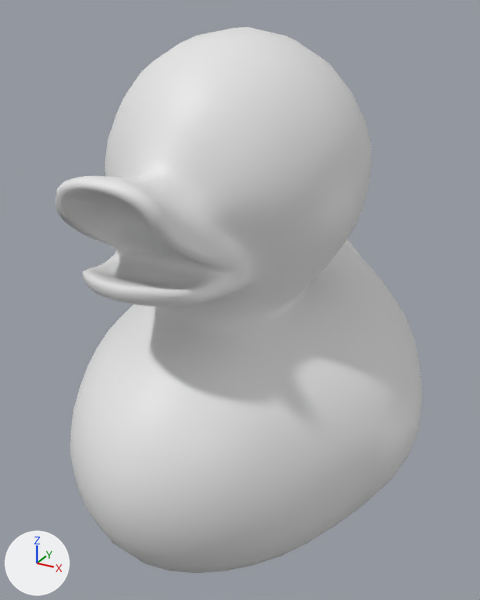
The OBJ model App/assets/models/duck.obj, before and after one commit.
Rendered twice from a 50 mm camera at (1.47, -2.91, 2.44) aimed at (-0.05, -0.13, 1.04). Lighting does not change. The marker at lower left points along +X, +Y and +Z. Where no turn or scale is listed for an object, it has been applied to the vertices.

Objects in the first picture: 'rubber_duck_toy_rubberduck'.
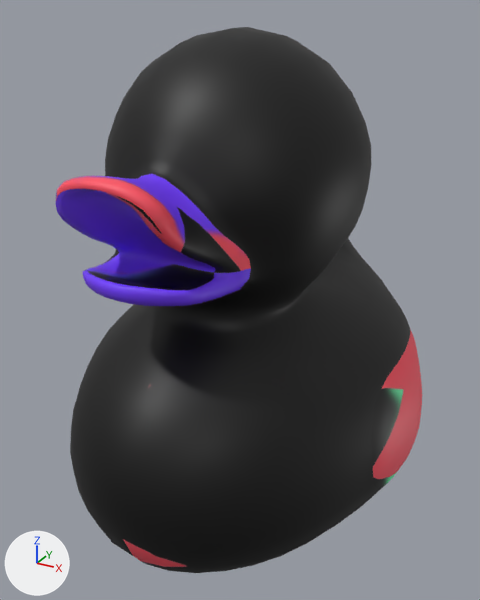
The change, as a diff of the scene's bpy script:
```diff
--- a/App/assets/models/duck.obj.py
+++ b/App/assets/models/duck.obj.py
@@ img_diffuse_jpg @@
+img_diffuse_jpg = load_image('diffuse.jpg', '../textures/ball/diffuse.jpg', 1024, 1024, 'sRGB')
@@ mat_duck @@
+mat_duck = principled_material('duck')
+mat_duck.texture = img_diffuse_jpg
+mat_duck.roughness = 0.526
@@ me_rubber_duck_toy_rubberduck @@
 me_rubber_duck_toy_rubberduck.from_pydata(...)  # 2146 vertices, 4288 faces; spans x -0.88..0.88, y -1.27..1.21, z 0.0..2.36
+me_rubber_duck_toy_rubberduck.materials.append(mat_duck)  # picture img_diffuse_jpg
```

Where the change shows, as pixel boxes [x1, y1, x2, y2] in the pictures (480 x 600 px):
'rubber_duck_toy_rubberduck', recoloured (grey to black): [55, 27, 422, 573] in both
